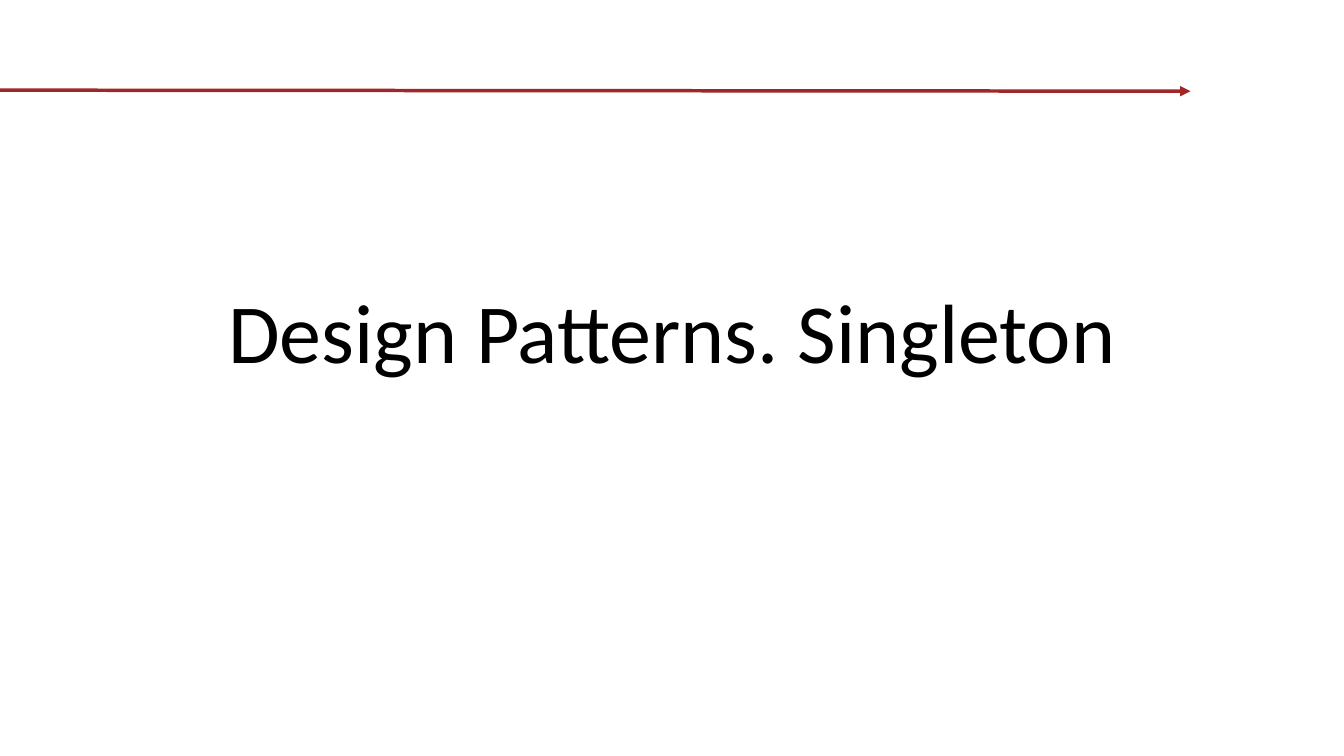
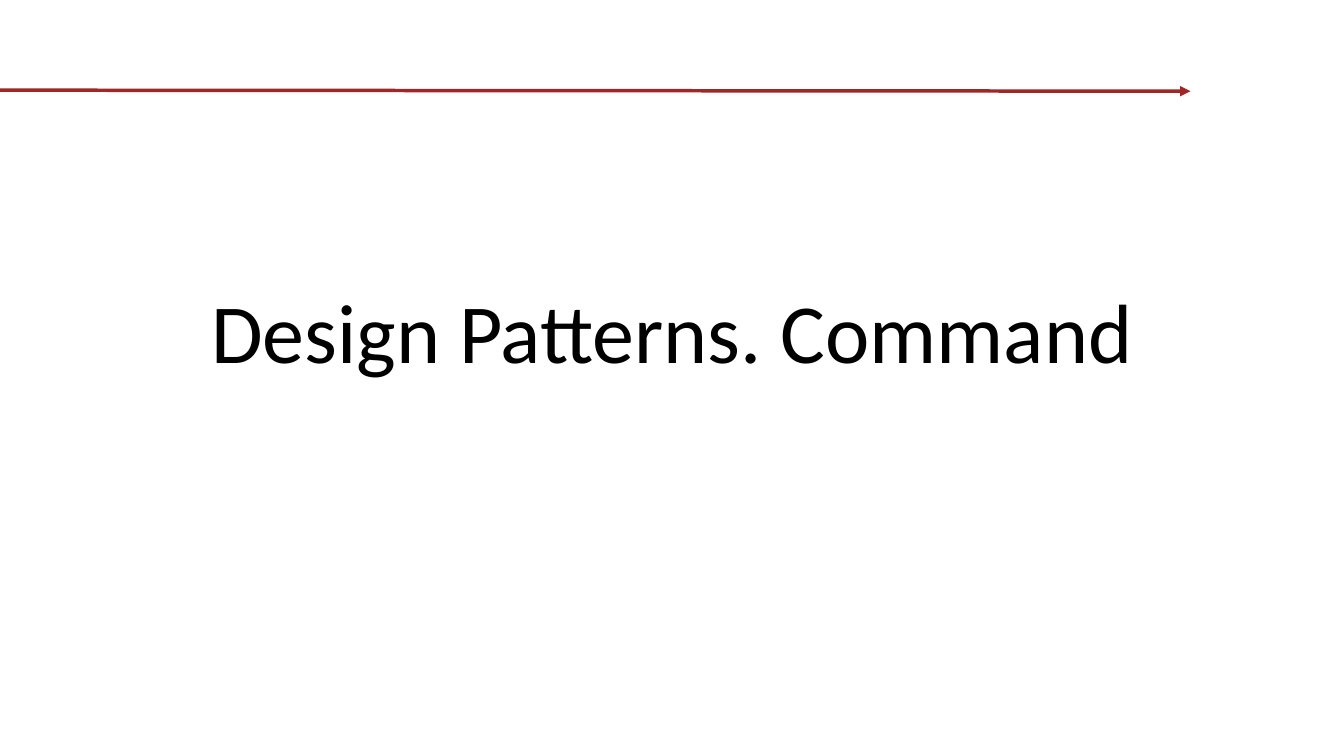
Before and after one commit to tishyk/codespacedirstructure, a slide deck: slide 1 of T1. Design Patterns/Command/Demo.pptx. Drawn at 1344x756 pixels with LibreOffice and Linux fonts; fonts in the diff are those of the drawing; background and template pictures are left out. Boxes give left, top, right and bottom in pixels: in the first picture for what was removed or moved away, otherwise in the second. Text is boxed around its words. In the diff, an @@ line names an element or a change of style, - is before the commit and + after.

Commit message:
T1. Patterns. part2

```diff
--- a/T1. Design Patterns/Command/Demo.pptx
+++ b/T1. Design Patterns/Command/Demo.pptx
@@ title at <box>211,304,1133,378</box>: text changed @@
-Design Patterns. Singleton
+Design Patterns. Command
```
Also in this commit, not shown: 1 other slide changed, 11 slides added, 19 other files.
